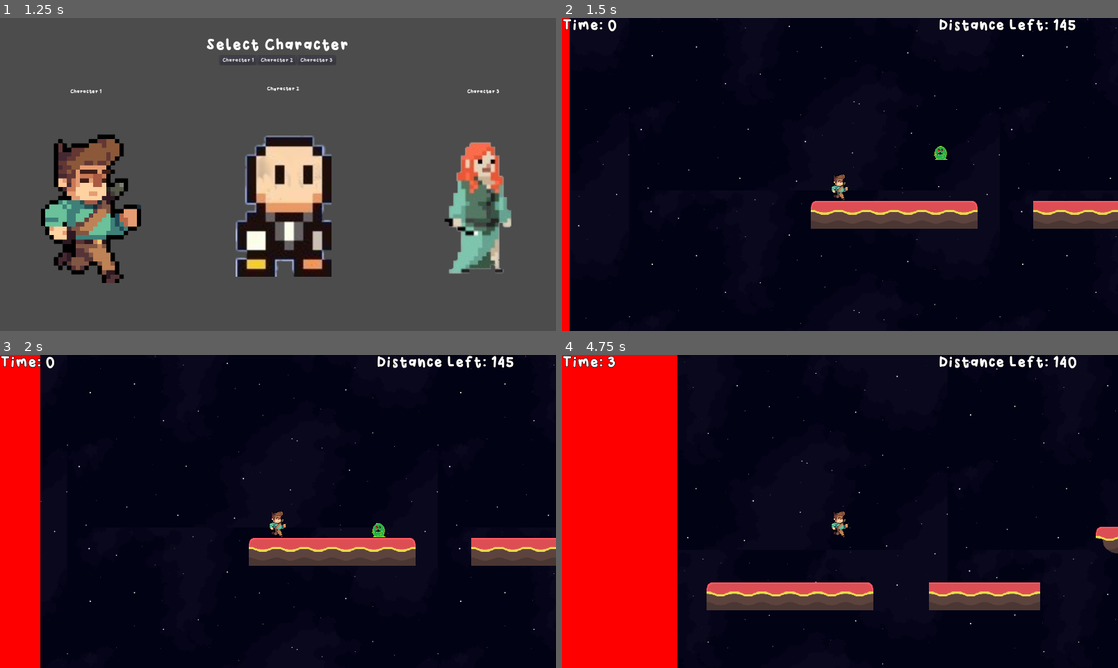
Above: before the commit, frames 1-4 (two rows, left to right).
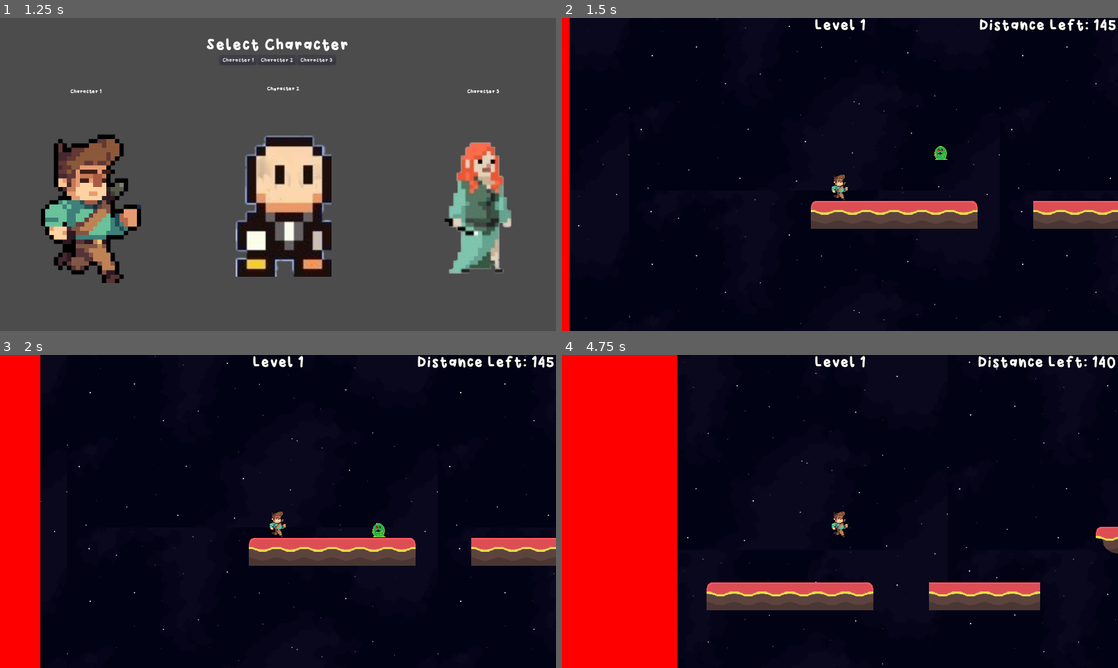
Above: after the commit, the same moments.

Repository: jonahshader/back5_platformer_unit3
Game: Godot game, scene res://scenes/menus/MainMenu.tscn
Two runs of this game, one before a commit and one after it. Both use one fixed random seed, a clock stepped at 60 frames per second and the inputs below.
Inputs:
- Up to frame 1 (1.25 s): click "Start Game" at 0.5 s
- Up to frame 2 (1.5 s): click "Character 1" at 1.25 s
- Up to frame 3 (2 s): no input
- Up to frame 4 (4.75 s): hold Right (move_right) 2.03-3.53 s; tap Space (jump) at 2.27, 3.02, 4.52 s; hold Left (move_left) 3.53-4.28 s; hold Right (move_right) from 4.28 s (still down)

Frame 1 is identical in both runs. In frame 2, 0.9% of the frame differs, in the area x 0-100%, y 0-5%; in frame 3, 0.9%; in frame 4, 1.0%.

Commit message:
disabled time label, added level label

Diff:
--- a/scenes/menus/GameHud.gd
+++ b/scenes/menus/GameHud.gd
@@ -14,10 +14,12 @@
 #		return
 
 func _ready():
+	$TimeLabel.hide() # don't need this currently
 	$ContinueButton.hide()
 	$RestartButton.hide()
 	$WinLabel.hide()
 	$LoseLabel.hide()
+	$LevelLabel.text = "Level " + get_tree().current_scene.name
 	calc_dist_left()
 	Music.start_music()
 
--- a/scenes/menus/GameHud.tscn
+++ b/scenes/menus/GameHud.tscn
@@ -21,6 +21,7 @@
 margin_bottom = 51.0
 custom_fonts/font = SubResource( 1 )
 text = "Distance Remaining:"
+align = 2
 __meta__ = {
 "_edit_use_anchors_": false
 }
@@ -30,6 +31,19 @@
 margin_bottom = 39.0
 custom_fonts/font = SubResource( 1 )
 text = "Time:"
+__meta__ = {
+"_edit_use_anchors_": false
+}
+
+[node name="LevelLabel" type="Label" parent="."]
+anchor_left = 0.5
+anchor_right = 0.5
+margin_left = -120.0
+margin_right = 120.0
+margin_bottom = 39.0
+custom_fonts/font = SubResource( 1 )
+text = "Level"
+align = 1
 __meta__ = {
 "_edit_use_anchors_": false
 }
